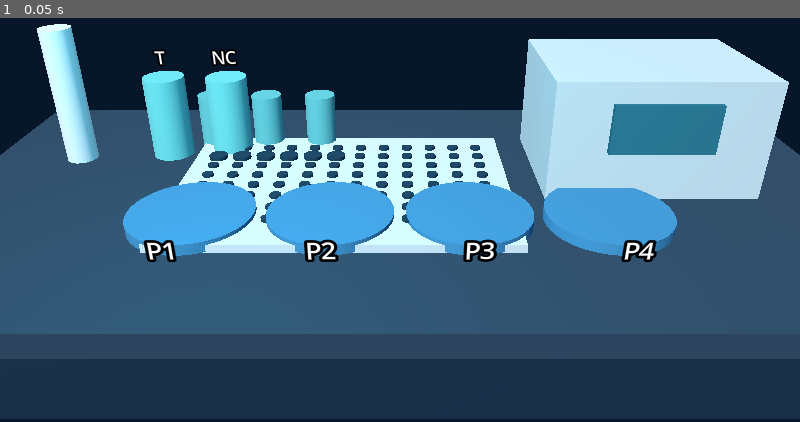
Above: before the commit, frame 1.
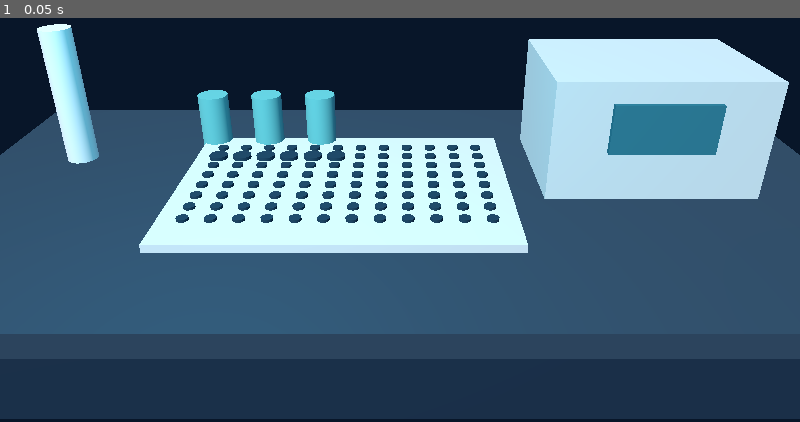
Above: after the commit, the same moment.

Repository: soulfulnevada/cancer-lab-trainer
Game: Godot game, scene res://scenes/WebMain.tscn
Same seed, same stepped clock (60 frames per second), same inputs: the game is played once before the commit and once after it.
Inputs:
- Up to frame 1 (0.05 s): no input

The runs differ from the first frame. In frame 1, 11% of the frame differs, in the area x 15-85%, y 7-61%.

Commit message:
Show only the Level 1 bench on the level menu; playthrough can target the live site
- The enlarged Level 2 plates overlapped the Level 1 well plate on the
  menu screen. The menu now shows the Level 1 bench alone and resets the
  camera; each level still shows its own equipment once started.
- tools/playthrough/run.mjs accepts --url to run the same journeys against
  a deployed site. Run against GitHub Pages (web.4): 5/5 journeys passed,
  0 axe-core violations; recorded in the playthrough validation note.

Web version 1.2.1-web.5.

Co-Authored-By: Claude Opus 5.5 <noreply@anthropic.com>

Diff:
--- a/web/project.godot
+++ b/web/project.godot
@@ -5,7 +5,7 @@
 config/name="Cancer Lab Trainer Web"
 run/main_scene="res://scenes/WebMain.tscn"
 config/features=PackedStringArray("4.7", "GL Compatibility")
-config/version="1.2.1-web.4"
+config/version="1.2.1-web.5"
 
 [display]
 window/size/viewport_width=1440
--- a/web/scripts/ui/lab_world.gd
+++ b/web/scripts/ui/lab_world.gd
@@ -99,8 +99,20 @@
 	_set_camera()
 
 func show_level(_level: String) -> void:
-	for plate in plates:
-		plate.visible = true
+	# Menu: show the Level 1 bench alone; the larger Level 2 plates would overlap its well plate.
+	for node in level1_nodes: node.visible = true
+	pipette.visible = true
+	liquid.visible = false
+	for node in level2_tubes: node.visible = false
+	for node in level2_labels: node.visible = false
+	for plate in plates: plate.visible = false
+	for id in plate_colonies:
+		for colony in plate_colonies[id]: colony.visible = false
+	current_level = ""
+	current_phase = ""
+	closeup_override = null
+	closeup = false
+	_set_camera()
 
 func refresh(level: String, state: Dictionary, selected_well: String) -> void:
 	current_level = level
--- a/web/scripts/web_main.gd
+++ b/web/scripts/web_main.gd
@@ -1,7 +1,7 @@
 extends Node
 
 # Browser controller: the GDScript simulations remain the only science/state authority.
-const WEB_VERSION := "1.2.1-web.4"
+const WEB_VERSION := "1.2.1-web.5"
 const LabWorld := preload("res://scripts/ui/lab_world.gd")
 
 var level := ""
Not shown, changed: README.md
Not shown, changed: docs/validation/web-playthrough-2026-10-06.md
Not shown, changed: tools/playthrough/run.mjs
